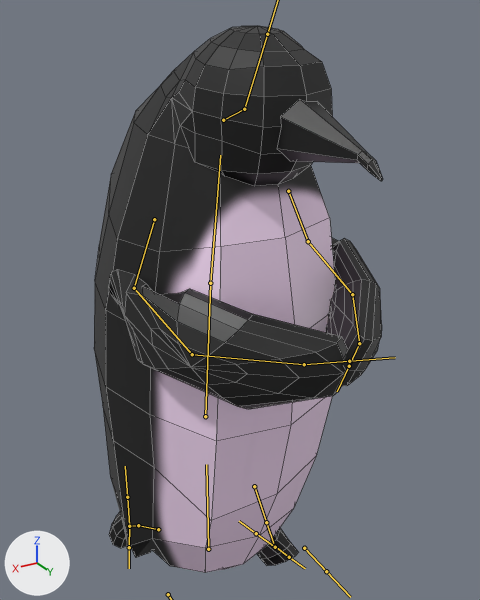
An edit to the FBX model Assets/Models/Player/Main/PenguinModel.fbx, drawn before and after from the same camera.
The view is the same before and after, from a 50 mm camera at (0.95, 1.83, 2.03) aimed at (-0.08, 0.11, 1.17). The lights are fixed; the arrows at lower left show +X, +Y and +Z. Both versions are drawn at frame 2 of the action 'Armature|SwordOut'; the numbers are the values there. The bones that bend it are drawn over the model as lines. Mesh edges are drawn as thin lines.

The first picture shows 'Body'.
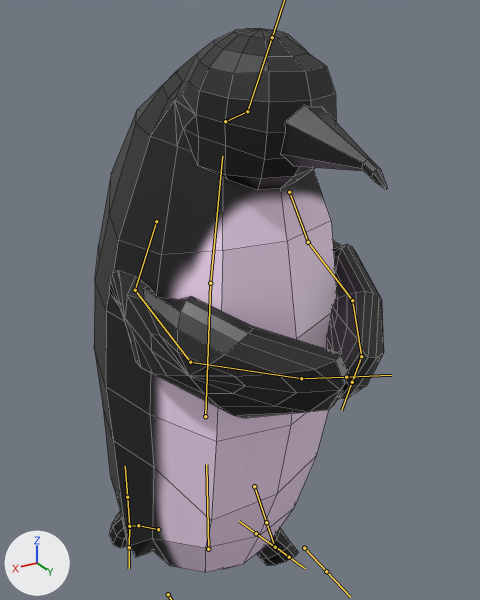
Pixel boxes (x1, y1, x2, y2) of what changed, in the pictures (480 x 600 px):
'Body', posed
    before: (94, 26, 383, 572)
    after: (94, 29, 387, 572)
bone 'Chest', root to tip
    before: (210, 283) to (220, 155)
    after: (210, 283) to (222, 156)
bone 'Upper Arm.L', root to tip
    before: (308, 241) to (352, 294)
    after: (308, 242) to (352, 300)
bone 'Upper Arm.R', root to tip
    before: (134, 288) to (192, 354)
    after: (135, 290) to (190, 362)

What changed in the scene script:
```text
Change bone_chest:
    where bone_chest = bpy.data.objects['Armature'].pose.bones['Chest']  # child of 'Spine'
    bone_chest.rotation_quaternion: (1.0, -0.012, -0.004, 0.0) -> (1.0, 0.0, 0.0, 0.0)  # degrees (-1, 0, 0) -> degrees (0, 0, 0)
Change bone_upper_arm_l:
    where bone_upper_arm_l = bpy.data.objects['Armature'].pose.bones['Upper Arm.L']  # child of 'Shoulder.L'
    bone_upper_arm_l.rotation_quaternion: (0.485, 0.056, -0.437, -0.755) -> (0.505, 0.032, -0.426, -0.75)  # degrees (49, -20, -124) -> degrees (47, -22, -122)
Change bone_upper_arm_r:
    where bone_upper_arm_r = bpy.data.objects['Armature'].pose.bones['Upper Arm.R']  # child of 'Shoulder.R'
    bone_upper_arm_r.rotation_quaternion: (0.605, 0.211, 0.285, 0.713) -> (0.619, 0.19, 0.271, 0.712)  # degrees (41, 2, 100) -> degrees (38, 4, 99)
```
